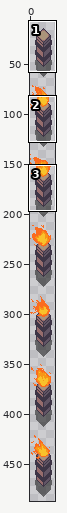
Edited in one commit: sprite sheet (resources/pngs/Torch-Wind-1.png). The picture above shows the old version from afar; the outline marks the close-up.
Close-up. The starting point:
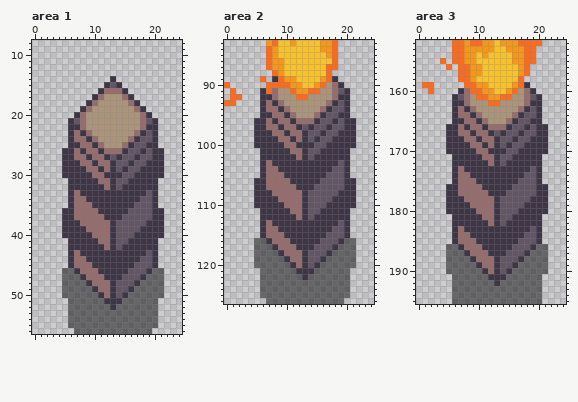
The file is 25x490 pixels. Shown: area 1: x 0..24, y 8..56; area 2: x 0..24, y 83..126; area 3: x 0..24, y 152..195. The wide view leaves out empty margins. The commit also changed other parts of the picture, which this record leaves out.
The same view after the edit:
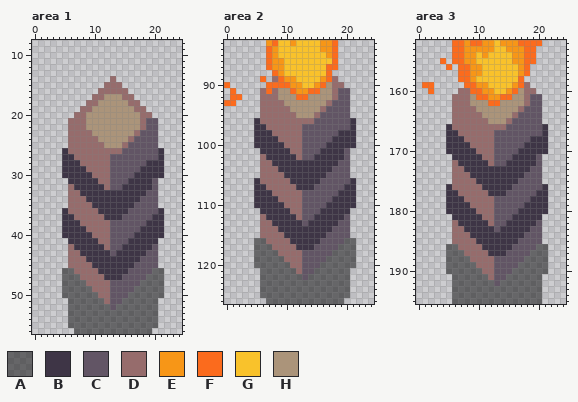
Palette (. is transparent): A #00000080  B #3e3546  C #625565  D #966c6c  E #f79617  F #fb6b1d  G #f9c22b  H #ab947a
Changes in this commit:
Area 1:
y 14: x 13 B -> D
y 15: x 12..14 BCB -> DDD
y 16: x 11 B -> D; x 15 B -> D
y 17: x 10 B -> D; x 16 B -> D
y 18: x 9 B -> D; x 17 B -> D
y 19: x 8 B -> D; x 18 B -> D
y 20: x 7 B -> D; x 19 B -> D
y 21: x 6..7 BC -> DD; x 20 B -> C
y 22: x 6..7 BB -> DD; x 19..20 BB -> CC
y 23: x 6 B -> D; x 8 B -> D; x 18 B -> C; x 20 B -> C
y 24: x 6 B -> D; x 9 B -> D; x 17 B -> C; x 20 B -> C
y 25: x 6..7 BB -> DD; x 10 B -> D; x 16 B -> C; x 19..20 BB -> CC
y 26: x 6 B -> D; x 8 B -> D; x 11 B -> D; x 15 B -> C; x 18 B -> C; x 20 B -> C
y 27: x 9 B -> D; x 12 B -> D; x 14 B -> C; x 17 B -> C; x 20 B -> C
y 28: x 10 B -> D; x 13 B -> C; x 16 B -> C
y 29: x 11 B -> D; x 13 B -> C; x 15 B -> C
y 30: x 12..14 BBB -> DCC
y 31: x 13 B -> C; x 20 B -> C
y 32: x 6 B -> D; x 13 B -> C; x 20 B -> C
y 33..36: x 6 B -> D; x 20 B -> C
y 38..41: x 13 B -> C
y 42..43: x 6 B -> D; x 13 B -> C; x 20 B -> C
y 44..45: x 6 B -> D; x 20 B -> C
y 46: x 7 B -> D; x 19 B -> C
y 47: x 8 B -> D; x 18 B -> C
y 48: x 9 B -> D; x 13 B -> C; x 17 B -> C
y 49: x 10 B -> D; x 13 B -> C; x 16 B -> C
y 50: x 11 B -> D; x 13 B -> C; x 15 B -> C
y 51: x 12..14 BBB -> DCC
y 52: x 13 B -> C
Area 2:
y 89: x 8 B -> D; x 18 B -> D
y 90: x 19 B -> D
y 91: x 6 B -> D; x 20 B -> C
y 92: x 6..7 BB -> DD; x 19..20 BB -> CC
y 93: x 6 B -> D; x 8 B -> D; x 18 B -> C; x 20 B -> C
y 94: x 6 B -> D; x 9 B -> D; x 17 B -> C; x 20 B -> C
y 95: x 6..7 BB -> DD; x 10 B -> D; x 16 B -> C; x 19..20 BB -> CC
y 96: x 6 B -> D; x 8 B -> D; x 11 B -> D; x 15 B -> C; x 18 B -> C; x 20 B -> C
y 97: x 9 B -> D; x 12 B -> D; x 14 B -> C; x 17 B -> C; x 20 B -> C
y 98: x 10 B -> D; x 13 B -> C; x 16 B -> C
y 99: x 11 B -> D; x 13 B -> C; x 15 B -> C
y 100: x 12..14 BBB -> DCC
y 101: x 13 B -> C; x 20 B -> C
y 102: x 6 B -> D; x 13 B -> C; x 20 B -> C
y 103..106: x 6 B -> D; x 20 B -> C
y 108..111: x 13 B -> C
y 112..113: x 6 B -> D; x 13 B -> C; x 20 B -> C
y 114..115: x 6 B -> D; x 20 B -> C
y 116: x 7 B -> D; x 19 B -> C
y 117: x 8 B -> D; x 18 B -> C
y 118: x 9 B -> D; x 13 B -> C; x 17 B -> C
y 119: x 10 B -> D; x 13 B -> C; x 16 B -> C
y 120: x 11 B -> D; x 13 B -> C; x 15 B -> C
y 121: x 12..14 BBB -> DCC
y 122: x 13 B -> C
Area 3:
y 159: x 18 B -> D
y 160: x 7 B -> D; x 19 B -> D
y 161: x 6..7 BC -> DD; x 20 B -> C
y 162: x 6..7 BB -> DD; x 19..20 BB -> CC
y 163: x 6 B -> D; x 8 B -> D; x 18 B -> C; x 20 B -> C
y 164: x 6 B -> D; x 9 B -> D; x 17 B -> C; x 20 B -> C
y 165: x 6..7 BB -> DD; x 10 B -> D; x 16 B -> C; x 19..20 BB -> CC
y 166: x 6 B -> D; x 8 B -> D; x 11 B -> D; x 15 B -> C; x 18 B -> C; x 20 B -> C
y 167: x 9 B -> D; x 12 B -> D; x 14 B -> C; x 17 B -> C; x 20 B -> C
y 168: x 10 B -> D; x 13 B -> C; x 16 B -> C
y 169: x 11 B -> D; x 13 B -> C; x 15 B -> C
y 170: x 12..14 BBB -> DCC
y 171: x 13 B -> C; x 20 B -> C
y 172: x 6 B -> D; x 13 B -> C; x 20 B -> C
y 173..176: x 6 B -> D; x 20 B -> C
y 178..181: x 13 B -> C
y 182..183: x 6 B -> D; x 13 B -> C; x 20 B -> C
y 184..185: x 6 B -> D; x 20 B -> C
y 186: x 7 B -> D; x 19 B -> C
y 187: x 8 B -> D; x 18 B -> C
y 188: x 9 B -> D; x 13 B -> C; x 17 B -> C
y 189: x 10 B -> D; x 13 B -> C; x 16 B -> C
y 190: x 11 B -> D; x 13 B -> C; x 15 B -> C
y 191: x 12..14 BBB -> DCC
y 192: x 13 B -> C
